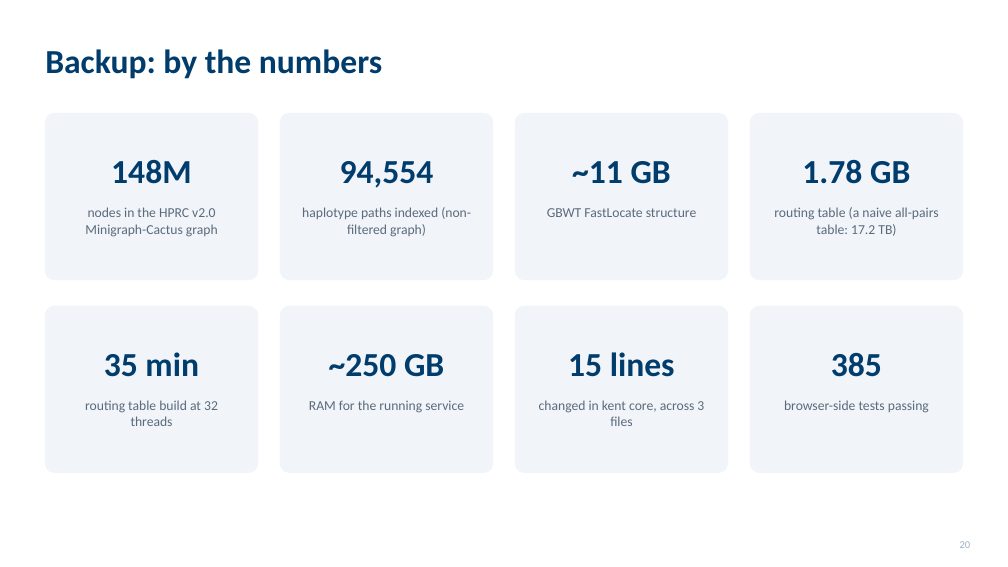
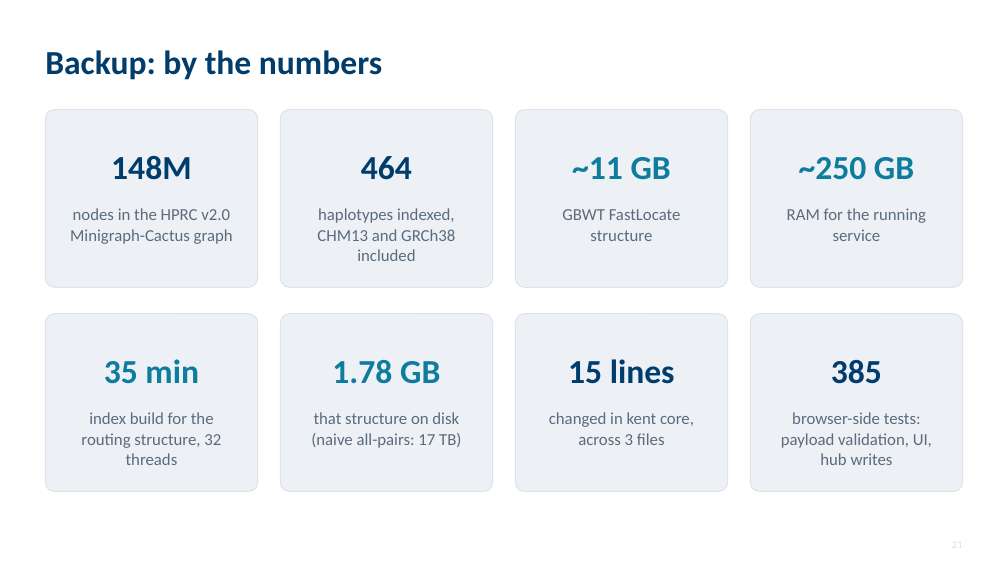
Before and after one commit to parsaeskandar/hprc_2026_poster, a slide deck: slide 21 of talk/HPRC2026_talk.pptx (slide 20 before the commit). Drawn at 1008x567 pixels with LibreOffice and Linux fonts; fonts in the diff are those of the drawing. Boxes give left, top, right and bottom in pixels: in the first picture for what was removed or moved away, otherwise in the second. Text is boxed around its words. In the diff, an @@ line names an element or a change of style, - is before the commit and + after.

```diff
--- a/talk/HPRC2026_talk.pptx
+++ b/talk/HPRC2026_talk.pptx
@@ rounded rectangle: place and size @@
-rounded rectangle at (45,113,258,280)
+rounded rectangle at (45,110,258,287)
@@ rounded rectangle: place and size @@
-rounded rectangle at (281,113,493,280)
+rounded rectangle at (281,110,493,287)
@@ rounded rectangle: place and size @@
-rounded rectangle at (516,113,728,280)
+rounded rectangle at (516,110,728,287)
@@ rounded rectangle: place and size @@
-rounded rectangle at (750,113,963,280)
+rounded rectangle at (750,110,963,287)
@@ text "148M": place and size @@
-text "148M" at (111,160,191,184)
+text "148M" at (111,156,191,180)
@@ text colour #003C6C to #0E7C9C in 4 elements at (572,157,671,180), (104,359,199,384), (332,360,440,384), (799,157,914,180) @@
@@ text "~250 GB": place and size @@
-text "~250 GB" at (329,354,444,377)
+text "~250 GB" at (799,157,914,180)
@@ text removed at (340,161,434,188) @@
-94,554
@@ text added at (361,156,412,180), 32 pt, text #003C6C, bold @@
+464
@@ text removed at (302,207,471,237) @@
-haplotype paths indexed (non-filtered graph)
@@ text added at (317,208,455,261), 16 pt, text #5B6B7C @@
+haplotypes indexed, CHM13 and GRCh38 included
@@ size 13 to 16 pt in 4 elements at (70,208,233,244), (562,209,681,241), (549,412,694,445), (787,208,926,241) @@
@@ text "RAM for the running service": place and size @@
-text "RAM for the running service" at (309,400,464,413)
+text "RAM for the running service" at (787,208,926,241)
@@ text removed at (774,207,939,236) @@
-routing table (a naive all-pairs table: 17.2 TB)
@@ rounded rectangle: place and size @@
-rounded rectangle at (45,306,258,473)
+rounded rectangle at (45,314,258,492)
@@ rounded rectangle: place and size @@
-rounded rectangle at (281,306,493,473)
+rounded rectangle at (281,314,493,492)
@@ rounded rectangle: place and size @@
-rounded rectangle at (516,306,728,473)
+rounded rectangle at (516,314,728,492)
@@ fill #F1F4F8 to #EDF1F6; outline #F1F4F8 1 pt to #DCE3EB 1 pt; proportions changed in 8 elements at (45,110,258,287), (281,110,493,287), (516,110,728,287), (750,110,963,287), (45,314,258,492), (281,314,493,492), (516,314,728,492), (750,314,963,492) @@
@@ rounded rectangle: place and size @@
-rounded rectangle at (750,306,963,473)
+rounded rectangle at (750,314,963,492)
@@ text "1.78 GB": place and size @@
-text "1.78 GB" at (802,160,910,184)
+text "1.78 GB" at (332,360,440,384)
@@ 3 texts: place and size @@
-3 texts at (104,352,882,377)
+3 texts at (104,359,882,384)
@@ text at (81,412,221,465): text changed; size 13 to 16 pt @@
-routing table build at 32 threads
+index build for the routing structure, 32 threads
@@ text added at (311,412,461,448), 16 pt, text #5B6B7C @@
+that structure on disk (naive all-pairs: 17 TB)
@@ text "changed in kent core, across ...": place and size @@
-text "changed in kent core, across ..." at (539,400,704,426)
+text "changed in kent core, across ..." at (549,412,694,445)
@@ text at (781,412,932,465): text changed; size 13 to 16 pt @@
-browser-side tests passing
+browser-side tests: payload validation, UI, hub writes
@@ text removed at (960,541,971,548) @@
-20
```
Also in this commit, not shown: 12 other slides changed, 8 slides added, 7 slides removed, 14 other files.
